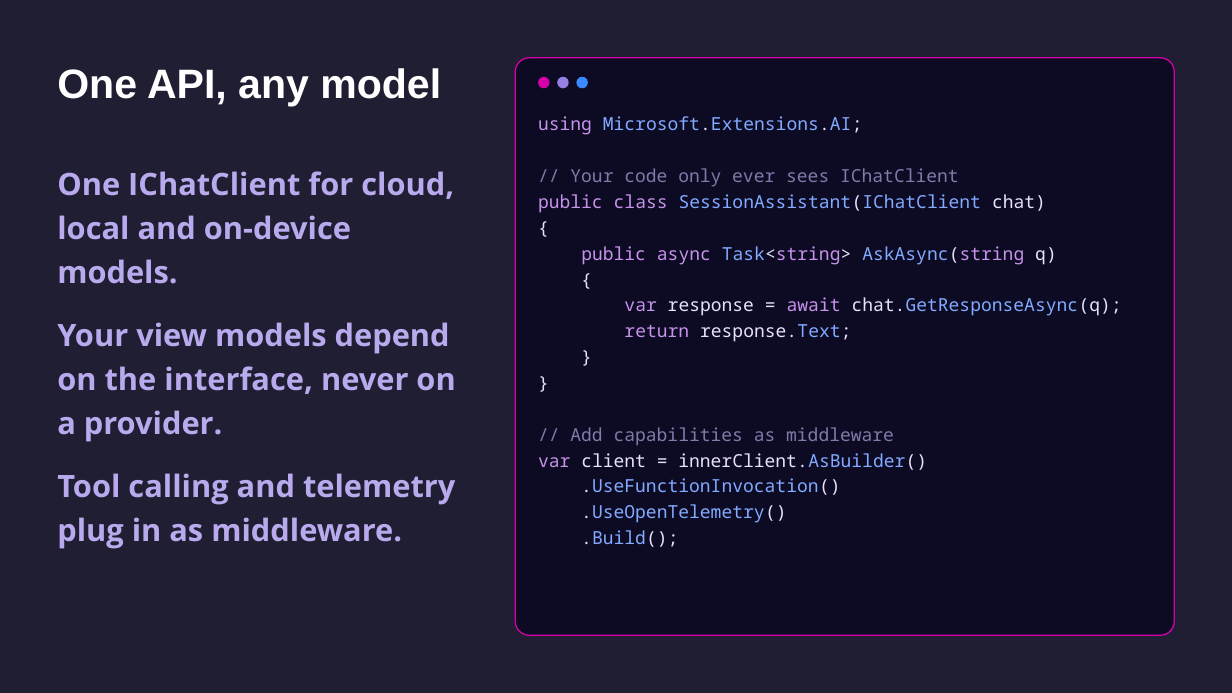
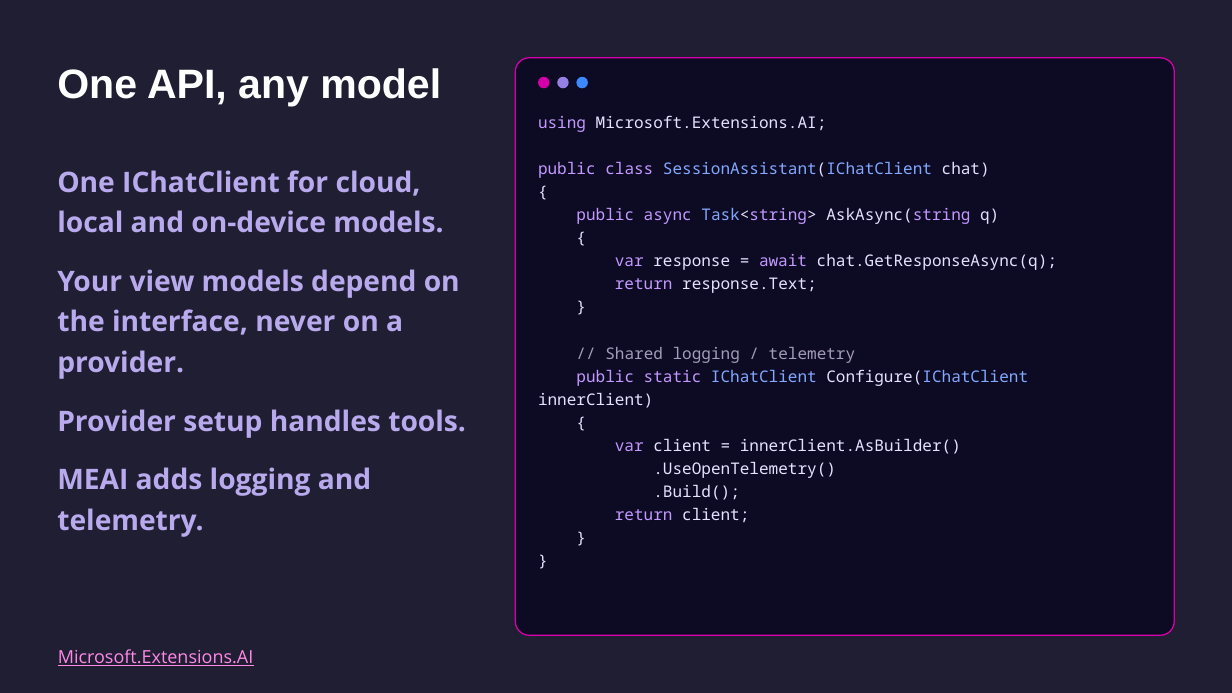
Before and after one commit to mattleibow/dotnetconf2026, a slide deck: slide 16 of slides.pptx (slide 15 before the commit). Drawn at 1232x693 pixels with LibreOffice and Linux fonts; fonts in the diff are those of the drawing. Boxes give left, top, right and bottom in pixels: in the first picture for what was removed or moved away, otherwise in the second. Text is boxed around its words. In the diff, an @@ line names an element or a change of style, - is before the commit and + after.

```diff
--- a/slides.pptx
+++ b/slides.pptx
@@ text at (538, 115, 1057, 500): size 14 to 12.5 pt in "using Microsoft.Extensions.AI;", "public class SessionAssistant(IChatClient chat)", "{", "public async Task<string> AskAsync(string q)" and 7 more places; text colour #C792EA to #C499FF in "using", "public class", "public async Task<string> AskAsync(string", "var await" and 2 more places; text colour #82AAFF to #E6E1FF in "Microsoft.Extensions.AI;", "AskAsync(string", "chat.GetResponseAsync(q);", "response.Text;" and 3 more places; text colour #82AAFF to #83A9FF in "SessionAssistant(IChatClient", "Task<string>" @@
@@ text at (57, 170, 460, 379): size 24 to 22 pt in "One IChatClient for cloud, local and on-device ...", "Your view models depend on the interface, ..." @@
@@ text at (570, 168, 959, 187): paragraph removed @@
-// Your code only ever sees IChatClient
@@ text at (538, 347, 1028, 408): text changed; size 14 to 12.5 pt; text colour #7F7AA8 to #A39BB8 @@
-}
-// Add capabilities as middleware
+// Shared logging / telemetry
+public static IChatClient Configure(IChatClient innerClient)
+{
@@ text at (57, 409, 466, 537): text changed; size 24 to 22 pt @@
-Tool calling and telemetry plug in as middleware.
+Provider setup handles tools.
+MEAI adds logging and telemetry.
@@ text at (581, 478, 841, 495): paragraph removed @@
-.UseFunctionInvocation()
@@ text at (615, 507, 749, 523): paragraphs added @@
+return client;
+}
+}
@@ text added at (58, 649, 254, 666), 14 pt, text #FF89E7, underline @@
+Microsoft.Extensions.AI
```
Also in this commit, not shown: 13 other slides changed, 2 slides added.
